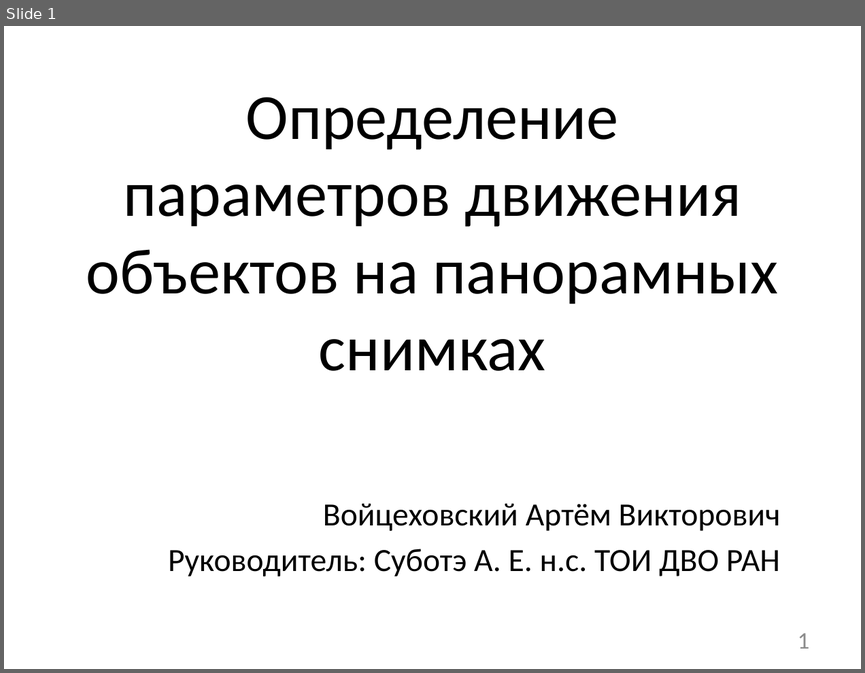
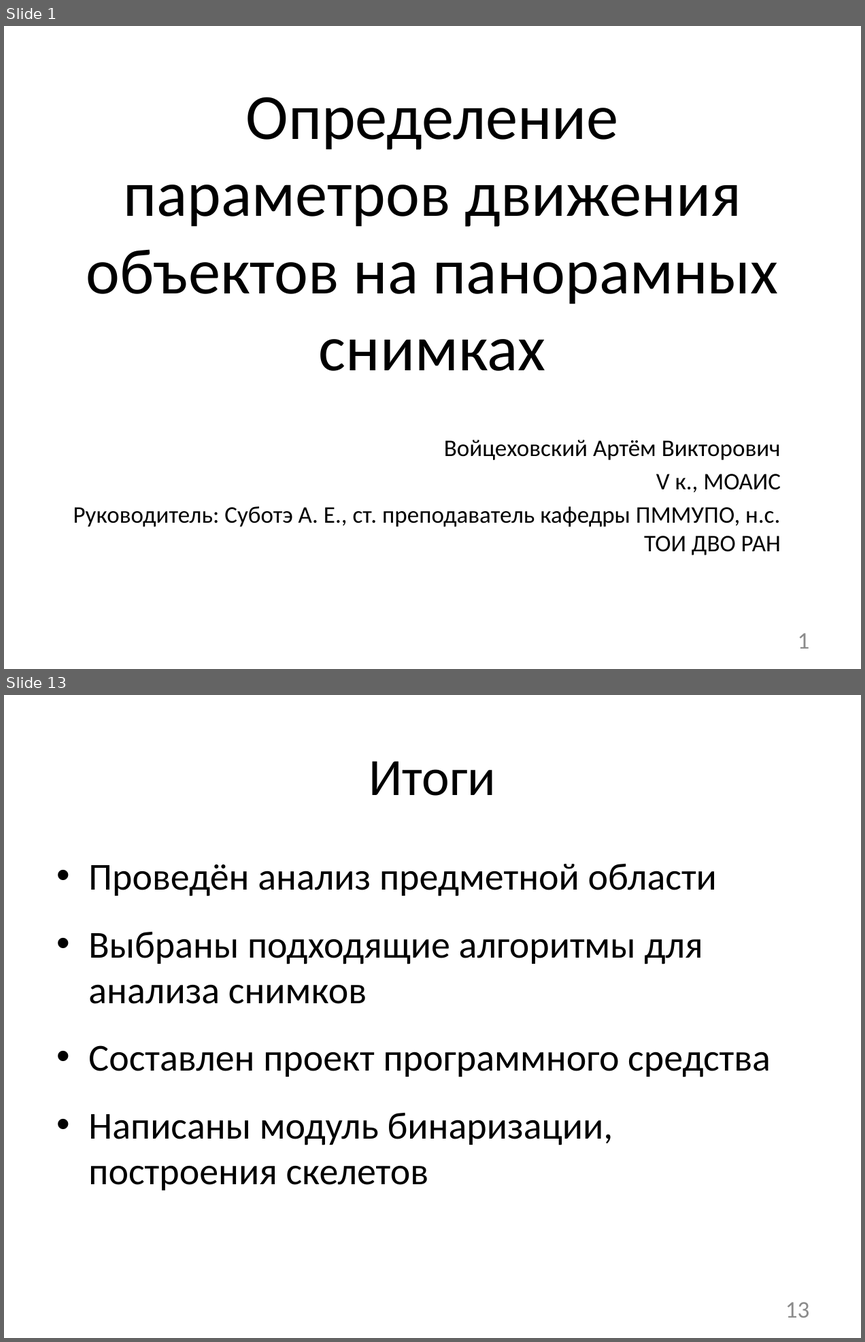
Before and after one commit to NecroArt/Diploma, a slide deck: docs/parts/conference.pptx. Shown one above the other, each under a label of ours: slide 1 before the commit, slides 1 and 13 after it; the slides between them are not shown. The pictures are 865x673 and 865x1342 pixels, drawn with LibreOffice and Linux fonts; fonts in the diff are those of the drawing. Boxes give left, top, right and bottom in pixels: in the first picture for what was removed or moved away, otherwise in the second. Text is boxed around its words. In the diff, an @@ line names an element or a change of style, - is before the commit and + after.

```diff
--- a/docs/parts/conference.pptx
+++ b/docs/parts/conference.pptx
@@ slide 13 added at box(4, 695, 861, 1338), background #FFFFFF @@
@@ title added at box(368, 761, 496, 796), 44 pt, text #000000 @@
+Итоги
@@ text added at box(88, 864, 770, 1190), 32 pt, text #000000 @@
+• Проведён анализ предметной области
+• Выбраны подходящие алгоритмы для анализа снимков
+• Составлен проект программного средства
+• Написаны модуль бинаризации, построения скелетов
@@ page number added at box(785, 1302, 809, 1317), 20 pt, text #8C8C8C @@
+13
@@ slide 1 changed as well @@
@@ subtitle "Войцеховский Артём Викторович": place and size @@
-subtitle "Войцеховский Артём Викторович" at box(168, 503, 781, 576)
+subtitle "Войцеховский Артём Викторович" at box(73, 439, 781, 555)
@@ subtitle at box(444, 439, 781, 460): size 27.2 to 20 pt in "Войцеховский Артём Викторович"; less space between paragraphs @@
@@ subtitle at box(73, 473, 781, 555): text changed; size 27.2 to 20 pt @@
-Руководитель: Суботэ А. Е. н.с. ТОИ ДВО РАН
+V к., МОАИС
+Руководитель: Суботэ А. Е., ст. преподаватель кафедры ПММУПО, н.с. ТОИ ДВО РАН
```
Also in this commit, not shown: 11 other slides added, 2 slides removed, 7 other files.
